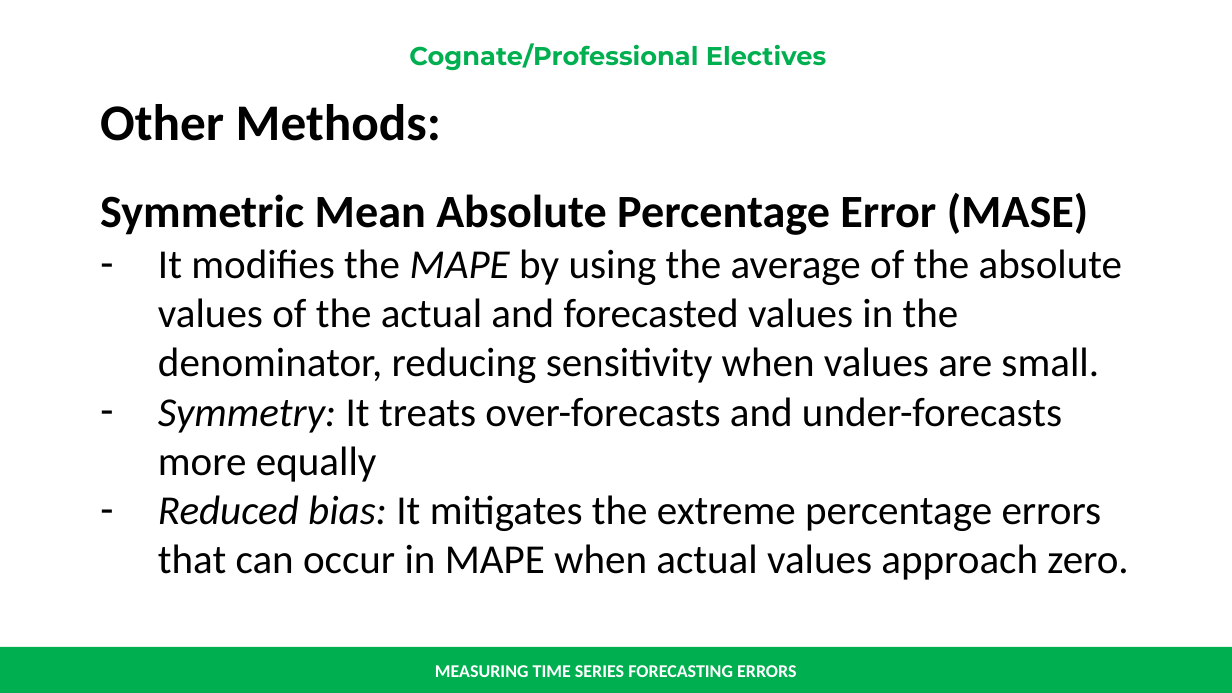
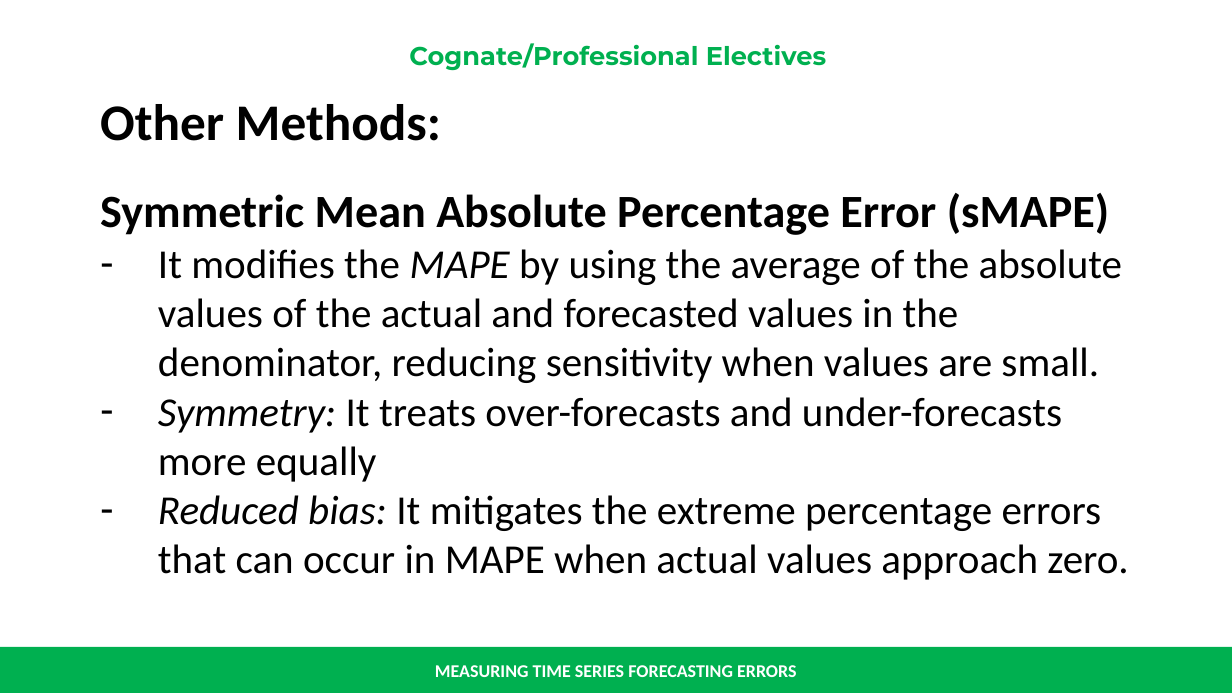
Before and after one commit to renatomaaliw3/public_files, a slide deck: slide 29 of CPE Electives (1 - 3)/01. Lectures Notebook/000. Presentations & Text Books/01. Presentation Slides/06.8 Measuring Forecasting Errors.pptx. Drawn at 1232x693 pixels with LibreOffice and Linux fonts; fonts in the diff are those of the drawing. Boxes give left, top, right and bottom in pixels: in the first picture for what was removed or moved away, otherwise in the second. Text is boxed around its words. In the diff, an @@ line names an element or a change of style, - is before the commit and + after.

```diff
--- a/CPE Electives (1 - 3)/01. Lectures Notebook/000. Presentations & Text Books/01. Presentation Slides/06.8 Measuring Forecasting Errors.pptx
+++ b/CPE Electives (1 - 3)/01. Lectures Notebook/000. Presentations & Text Books/01. Presentation Slides/06.8 Measuring Forecasting Errors.pptx
@@ text at [100,193,1110,235]: text changed @@
-Symmetric Mean Absolute Percentage Error (MASE)
+Symmetric Mean Absolute Percentage Error (sMAPE)
```
Also in this commit, not shown: 5 other slides changed, 2 other files.
